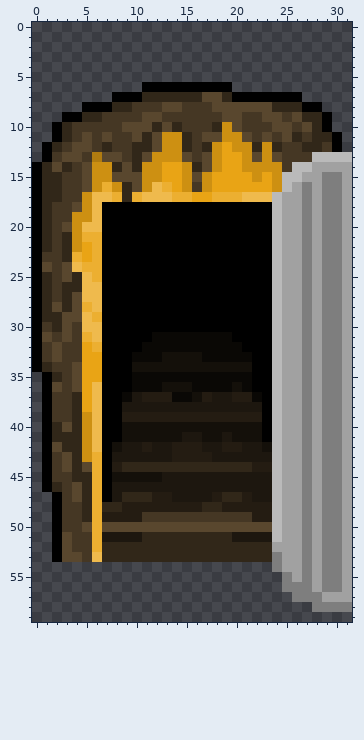
Pixel-art sprite -- sprites/tileset/key_door_open.png. Above is the file before it was changed.
The file is 32x60 pixels. Colours within 5 levels of each other are drawn and written as one.
After the commit:
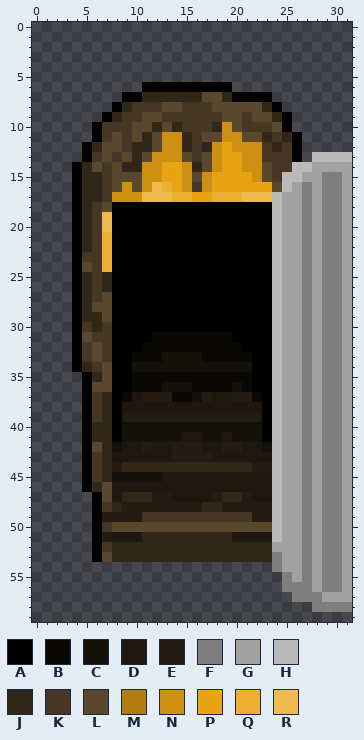
Palette (. is transparent): A #000000  B #0a0805  C #14100a  D #1d170f  E #241c12  F #7e7e7e  G #a1a1a1  H #bababa  J #312719  K #453724  L #59472e  M #b17c10  N #cd9012  P #e9a415  Q #ecaf31  R #efba4d
Diff:
Changed rows in their new state; - is an unchanged pixel.
first column x 0:
 7 --------.---------------...----
 8 -----...A--------------JA....--
 9 ---....AJ-------------L-JA....-
10 --....A--K---------------A....-
11 --....AKL-------------LJ-JA....
12 -....AJLL-------------NK--A....
13 -....AK-KL------------NKK-A.---
14 ....AJLKLJ-------------LK------
15 ....AJJK---------------LK------
16 ....AJJKLN--------------L------
17 ....AJJKNNN--------------------
18 ....AJKL-----------------------
19 ....AJKR-----------------------
20 ....AJKR-----------------------
21 ....AJKQ-----------------------
22 ....AJKQ-----------------------
23 ....AKKQ-----------------------
24 ....ALKQ-----------------------
25 ....AJKJ-----------------------
26 ....AJKJ-----------------------
27 ....AJKL-----------------------
28 ....AJLL-----------------------
29 ....AJJL-----------------------
30 ....AKJK-----------------------
31 ....ALKK-----------------------
32 ....AKLK-----------------------
33 ....AKLK-----------------------
34 ....AJKL-----------------------
35 -....AJL-----------------------
36 -....ALL-----------------------
37 -....AKJ-----------------------
38 -....AKJ-----------------------
39 -....AKJ-----------------------
40 -....AJJ-----------------------
41 -....AJJ-----------------------
42 -....ALJ-----------------------
43 -....AKJ-----------------------
44 -....AKJ-----------------------
45 -....AKJ-----------------------
46 -....AJL-----------------------
47 --....AL-----------------------
48 --....AK-----------------------
49 --....A------------------------
50 --....AK-----------------------
51 --....AE-----------------------
52 --....AK-----------------------
53 --....AL-----------------------
